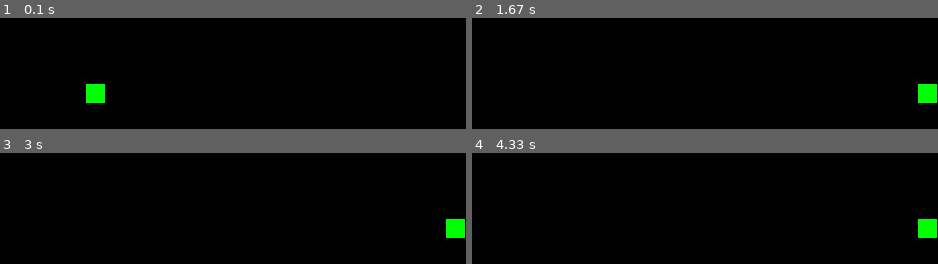
Above: before the commit, frames 1-4 (two rows, left to right).
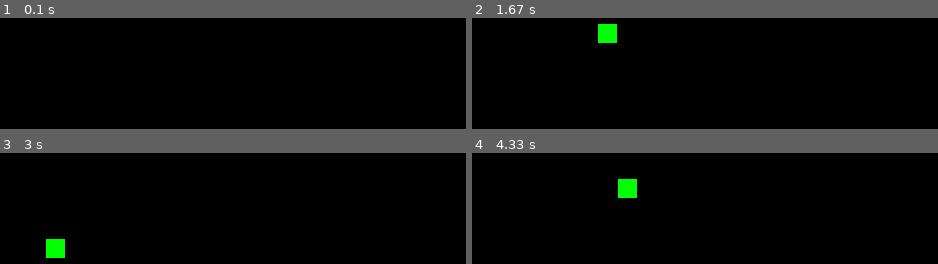
Above: after the commit, the same moments.

Repository: Lukashevskiy/pygame_life_game
Game: pygame game, started from snake.py
The game is run twice, just before and just after one commit, with the same random seed, the same clock (stepped at 60 frames per second) and the same inputs.
Inputs:
- Up to frame 1 (0.1 s): no input
- Up to frame 2 (1.67 s): hold Up 0.83-1.3 s; hold Right from 1.33 s (still down)
- Up to frame 3 (3 s): release Right at 1.8 s; hold Left 1.83-2.37 s; hold Down 2.4-2.7 s; hold Left from 2.73 s (still down)
- Up to frame 4 (4.33 s): release Left at 3.13 s; hold Up 3.17-3.53 s; hold Right 3.57-4.2 s; hold Down from 4.23 s (still down)

The runs differ from the first frame. In frame 1, 0.7% of the frame differs, in the area x 18-23%, y 59-77%; in frame 2, 1.4%, in the area x 27-100%, y 5-77%; in frame 3, 1.4%; in frame 4, 1.4%.

Commit message:
fix movegin mechanic

Diff:
--- a/snake.py
+++ b/snake.py
@@ -14,10 +14,13 @@
 dx, dy = 1, 0
 snake = [[N//2, M//2]]
 
+last_time = 0
+speed = 200
 game_over = False
 is_running = True
 while is_running:
-    time_delta = clock.tick(30)
+    time_delta = clock.tick(FPS)
+    last_time += time_delta
 
     for event in pg.event.get():
         if event.type == pg.QUIT:
@@ -39,16 +42,24 @@
                 dx = 1
                 dy = 0
 
-    if not game_over:
+    if last_time > speed:
+        last_time = 0
+        speed -= 10
         y, x = snake[-1]
         field_[y][x] = 0
 
         y, x = snake[0]
         y += dy
         x += dx
-        if y == N or x == M or y == 0 or x == 0:
-            dx, dy = 0, 0
-            game_over = True
+
+        if y == 1:
+            y = N
+        if x == 1:
+            x = M
+        if y == N:
+            y = 1
+        if x == M:
+            x = 1
 
         snake.insert(0, (y, x))
         field_[y][x] = 1
